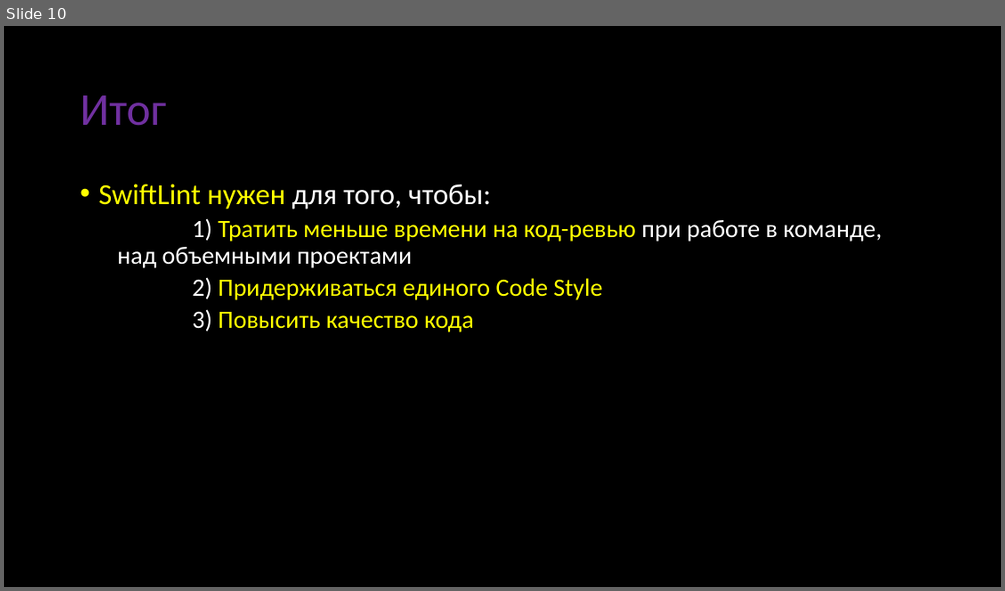
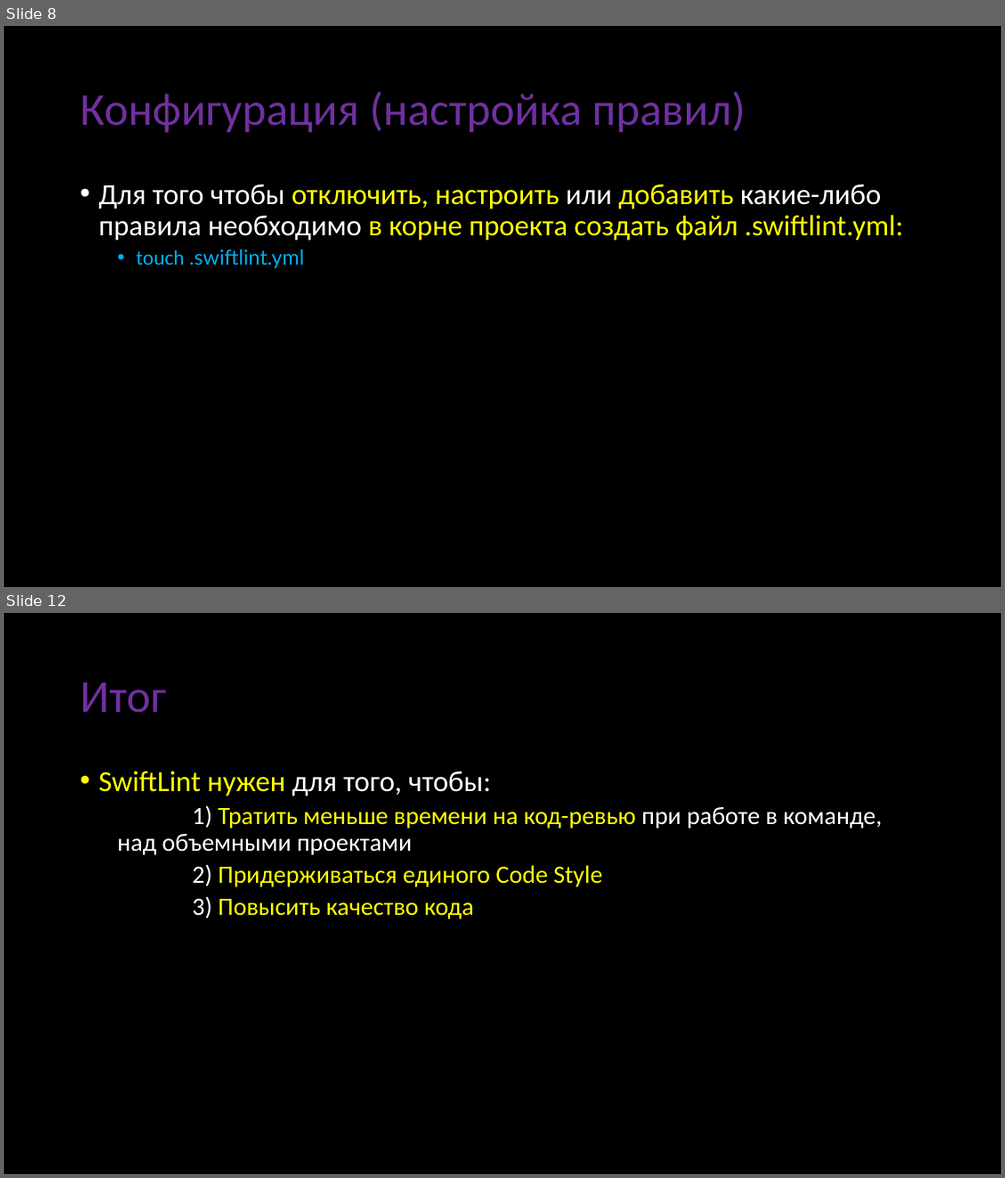
Before and after one commit to abrosov-sergey/HSE-KPV-IOS-2022-23, a slide deck: Presentation/SwiftLint-Abrosov.pptx. Shown one above the other, each under a label of ours: slide 10 before the commit, slides 8 and 12 after it; the slides between them are not shown. The pictures are 1005x591 and 1005x1178 pixels, drawn with LibreOffice and Linux fonts; fonts in the diff are those of the drawing. Boxes give left, top, right and bottom in pixels: in the first picture for what was removed or moved away, otherwise in the second. Text is boxed around its words. In the diff, an @@ line names an element or a change of style, - is before the commit and + after.

```diff
--- a/Presentation/SwiftLint-Abrosov.pptx
+++ b/Presentation/SwiftLint-Abrosov.pptx
@@ slide 8 added at box(4, 26, 1001, 587), background #000000 @@
@@ title added at box(80, 92, 745, 133), 44 pt, text #7030A0 @@
+Конфигурация (настройка правил)
@@ text added at box(98, 184, 903, 268), 28 pt, text #FFFF00 @@
+• Для того чтобы отключить, настроить или добавить какие-либо правила необходимо в корне проекта создать файл .swiftlint.yml:
+  • touch .swiftlint.yml
@@ what was slide 10 is now slide 12 @@
```
Also in this commit, not shown: 3 other slides added, 2 slides removed.
